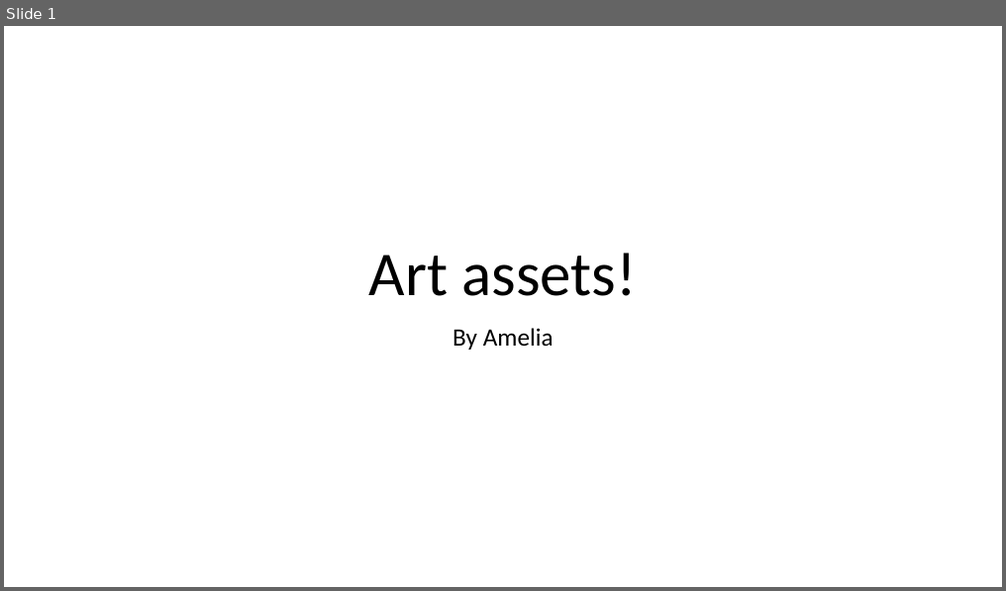
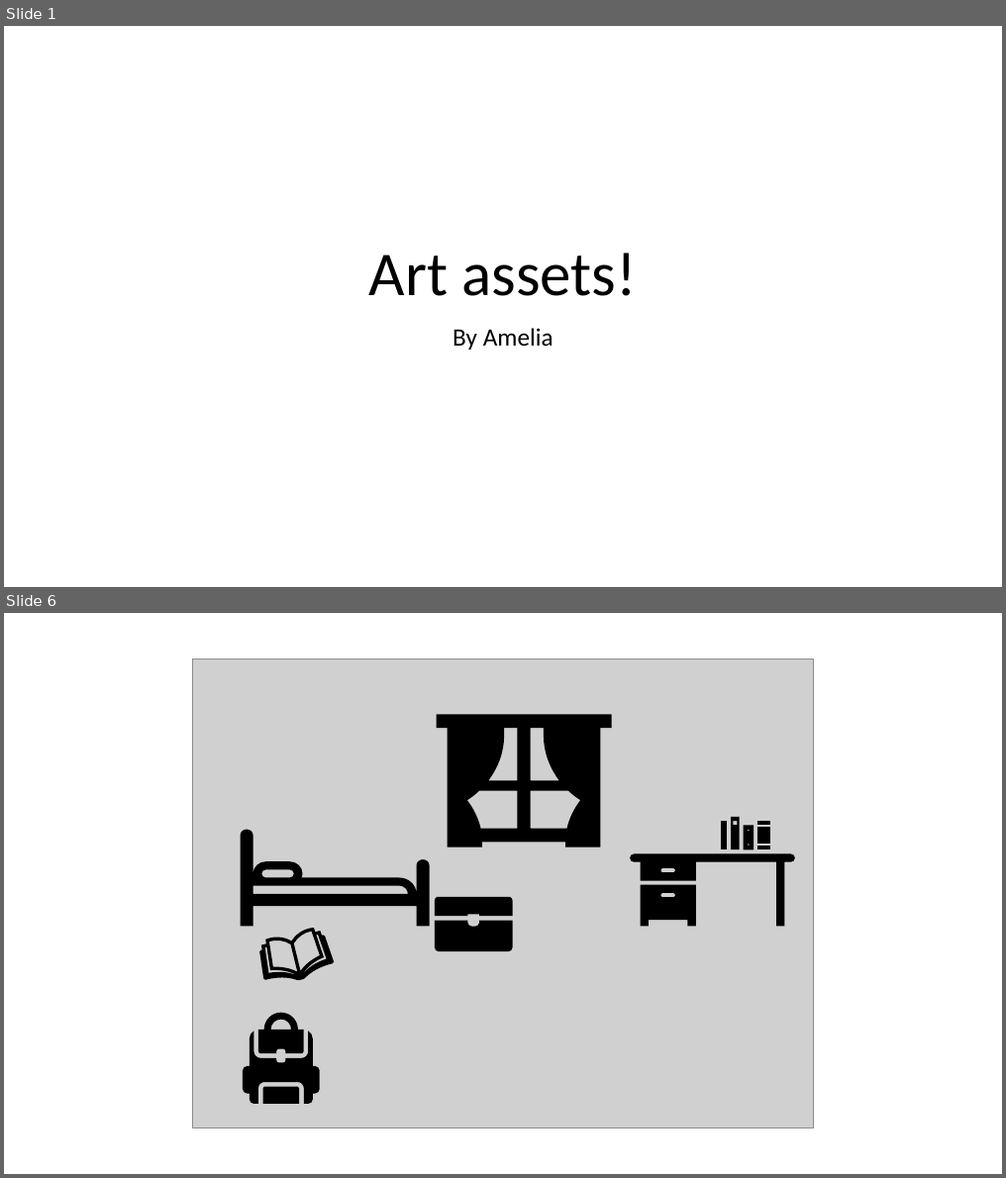
Before and after one commit to AmeliaTYR/SlimeFighter, a slide deck: otherFiles/art.pptx. Shown one above the other, each under a label of ours: slide 1 before the commit, slides 1 and 6 after it; the slides between them are not shown. The pictures are 1006x591 and 1006x1178 pixels, drawn with LibreOffice and Linux fonts; fonts in the diff are those of the drawing; grey boxes stand for pictures. Boxes give left, top, right and bottom in pixels: in the first picture for what was removed or moved away, otherwise in the second. Text is boxed around its words. In the diff, an @@ line names an element or a change of style, - is before the commit and + after.

```diff
--- a/otherFiles/art.pptx
+++ b/otherFiles/art.pptx
@@ slide 6 added at <box>4,613,1002,1174</box>, background #FFFFFF @@
@@ picture added at <box>193,660,813,1129</box> @@
@@ freeform shape added at <box>436,714,611,848</box>, fill #000000 @@
@@ freeform shape added at <box>241,830,430,926</box>, fill #000000 @@
@@ group added at <box>630,817,795,926</box>: 8 freeform shapes @@
@@ freeform shape added at <box>435,897,512,916</box>, fill #000000 @@
@@ freeform shape added at <box>254,925,337,988</box>, fill #000000 @@
@@ freeform shape added at <box>435,921,512,953</box>, fill #000000 @@
@@ freeform shape added at <box>258,1013,303,1054</box>, fill #000000 @@
@@ freeform shape added at <box>243,1032,320,1104</box>, fill #000000 @@
@@ freeform shape added at <box>263,1087,299,1104</box>, fill #000000 @@
```
Also in this commit, not shown: 6 other slides added, 1 slide removed, 8 other files.
